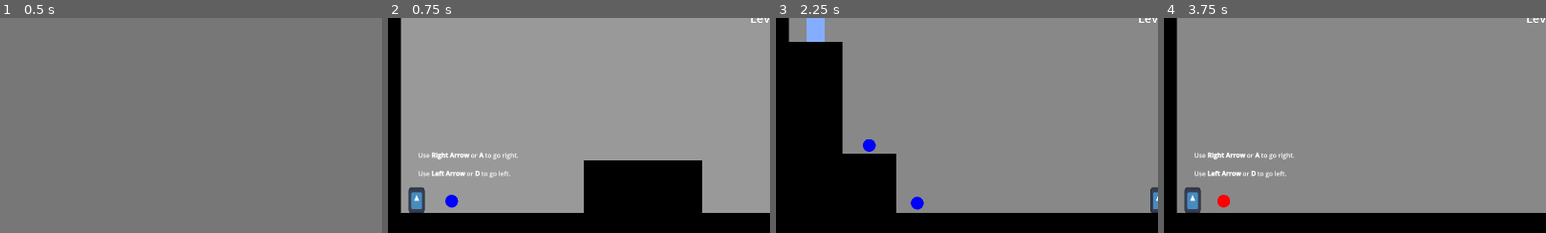
Above: before the commit, frames 1-4 (left to right).
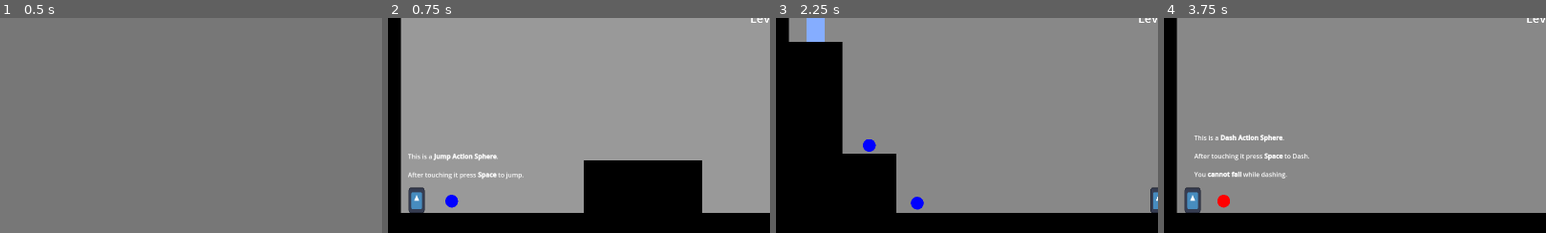
Above: after the commit, the same moments.

Repository: moaatt2/My-First-Game
Game: Godot game, scene res://scenes/level_select_screen.tscn
The game is run twice, just before and just after one commit, with the same random seed, the same clock (stepped at 60 frames per second) and the same inputs. The engine's default icon, where the game draws it, is replaced by a stand-in: a white triangle on a blue panel in a dark square.
Inputs:
- Up to frame 1 (0.5 s): no input
- Up to frame 2 (0.75 s): click "2" at 0.5 s
- Up to frame 3 (2.25 s): click "Back" at 1.25 s; click "6" at 2 s
- Up to frame 4 (3.75 s): click "Back" at 2.75 s; click "3" at 3.5 s
The pictures show only the part of the screen within x 0-50%, y 50-100%; the shares and areas given below are measured in that part.

Frame 1 is identical in both runs. In frame 2, 1.0% of the frame differs, in the area x 5-36%, y 62-76%; in frame 3, nothing differs; in frame 4, 1.2%, in the area x 8-38%, y 54-75%.

Commit message:
Add tutorial text

Diff:
--- a/levels/level_02.tscn
+++ b/levels/level_02.tscn
@@ -16,6 +16,15 @@
 [node name="Label" parent="CenterContainer" index="0"]
 text = "Level 2"
 
+[node name="Tutorial Label" parent="." index="2"]
+offset_left = 50.0
+offset_top = 876.0
+offset_right = 346.0
+offset_bottom = 953.0
+text = "This is a [b]Jump Action Sphere[/b].
+
+After touching it press [b]Space[/b] to jump."
+
 [node name="Obstacle 1" type="StaticBody2D" parent="." index="6"]
 position = Vector2(100.99914, -4848.0005)
 scale = Vector2(10000, 10000)
--- a/levels/level_03.tscn
+++ b/levels/level_03.tscn
@@ -8,5 +8,14 @@
 [node name="Label" parent="CenterContainer" index="0"]
 text = "Level 3"
 
+[node name="Tutorial Label" parent="." index="2"]
+offset_top = 829.0
+offset_right = 379.0
+text = "This is a [b]Dash Action Sphere[/b].
+
+After touching it press [b]Space[/b] to Dash.
+
+You [b]cannot fall[/b] while dashing."
+
 [node name="Dash" parent="." index="7" instance=ExtResource("3_p0vsl")]
 position = Vector2(150, 1000)
--- a/levels/level_04.tscn
+++ b/levels/level_04.tscn
@@ -16,6 +16,15 @@
 
 [node name="Label" parent="CenterContainer" index="0"]
 text = "Level 4"
+
+[node name="Tutorial Label" parent="." index="2"]
+offset_left = 830.0
+offset_top = 151.0
+offset_right = 1086.0
+offset_bottom = 246.0
+text = "This is your [b]Action Queue[/b].
+
+Actions you pick up will be used in the order you pick them up in."
 
 [node name="Obstacle 1" type="StaticBody2D" parent="." index="8"]
 position = Vector2(100.99914, -4848.0005)
